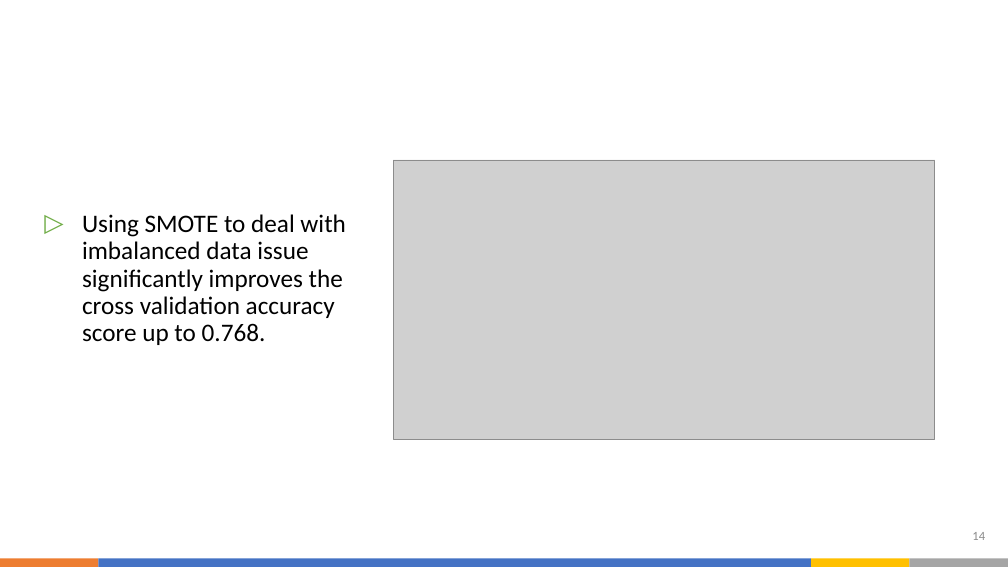
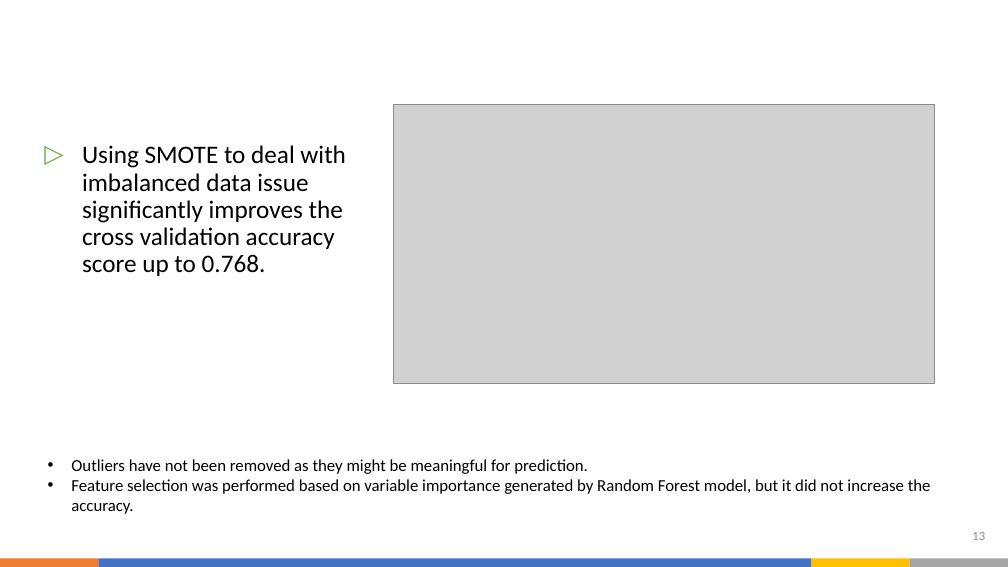
Before and after one commit to oliviahs/People_Analytics_for_UN, a slide deck: slide 13 of PPT.pptx (slide 14 before the commit). Drawn at 1008x567 pixels with LibreOffice and Linux fonts; fonts in the diff are those of the drawing; grey boxes stand for pictures. Boxes give left, top, right and bottom in pixels: in the first picture for what was removed or moved away, otherwise in the second. Text is boxed around its words. In the diff, an @@ line names an element or a change of style, - is before the commit and + after.

```diff
--- a/PPT.pptx
+++ b/PPT.pptx
@@ picture: place and size @@
-picture at [393, 160, 935, 439]
+picture at [393, 104, 935, 383]
@@ text "Using SMOTE to deal with ...": place and size @@
-text "Using SMOTE to deal with ..." at [82, 214, 345, 345]
+text "Using SMOTE to deal with ..." at [82, 145, 345, 276]
@@ text added at [71, 459, 931, 514], 16 pt, text #000000 @@
+• Outliers have not been removed as they might be meaningful for prediction.
+• Feature selection was performed based on variable importance generated by Random Forest model, but it did not increase the accuracy.
@@ page number at [972, 532, 985, 540]: text changed @@
-14
+13
```
Also in this commit, not shown: 5 other slides changed, 1 slide removed, 9 other files.
